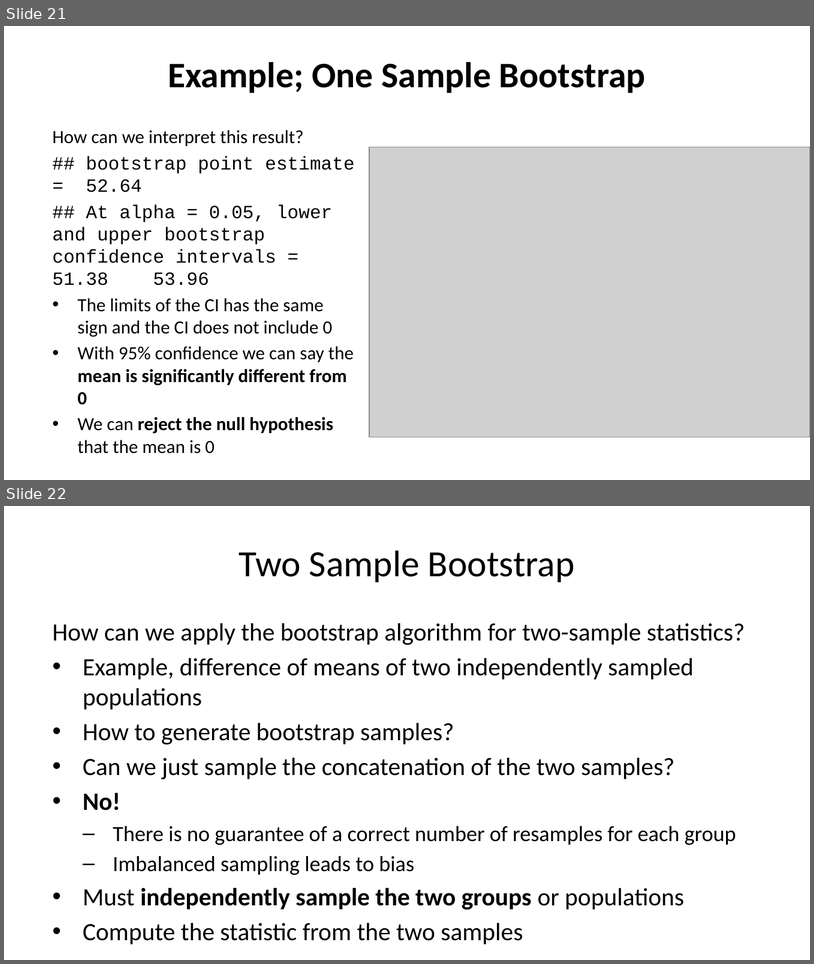
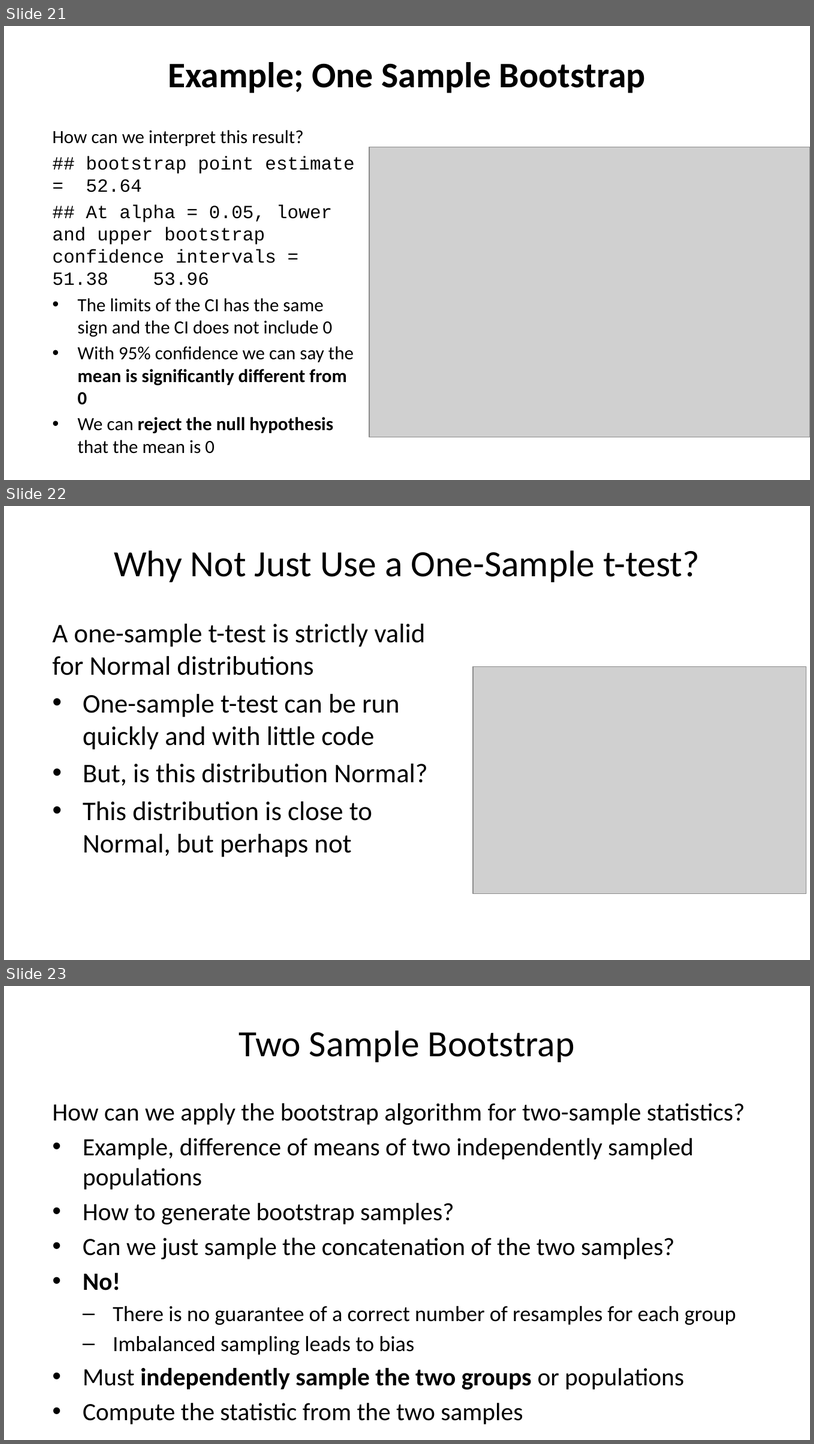
Before and after one commit to StephenElston/CSCI-E-83, a slide deck: LectureSlides/06b_IntroductionToBootstrap.pptx. Shown one above the other, each under a label of ours: slides 21 and 22 before the commit, slides 21, 22 and 23 after it. The pictures are 814x964 and 814x1444 pixels, drawn with LibreOffice and Linux fonts; fonts in the diff are those of the drawing; grey boxes stand for pictures. Boxes give left, top, right and bottom in pixels: in the first picture for what was removed or moved away, otherwise in the second. Text is boxed around its words. In the diff, an @@ line names an element or a change of style, - is before the commit and + after.

```diff
--- a/LectureSlides/06b_IntroductionToBootstrap.pptx
+++ b/LectureSlides/06b_IntroductionToBootstrap.pptx
@@ slide 22 added at [4,506,810,960], background #FFFFFF @@
@@ title added at [114,550,700,582], 33 pt, text #000000 @@
+Why Not Just Use a One-Sample t-test?
@@ text added at [53,624,428,857], 24 pt, text #000000 @@
+A one-sample t-test is strictly valid for Normal distributions
+• One-sample t-test can be run quickly and with little code
+• But, is this distribution Normal?
+• This distribution is close to Normal, but perhaps not
@@ picture added at [473,666,806,893] @@
@@ what was slide 22 is now slide 23 @@
```
Also in this commit, not shown: 1 other slide added, 1 other file.
